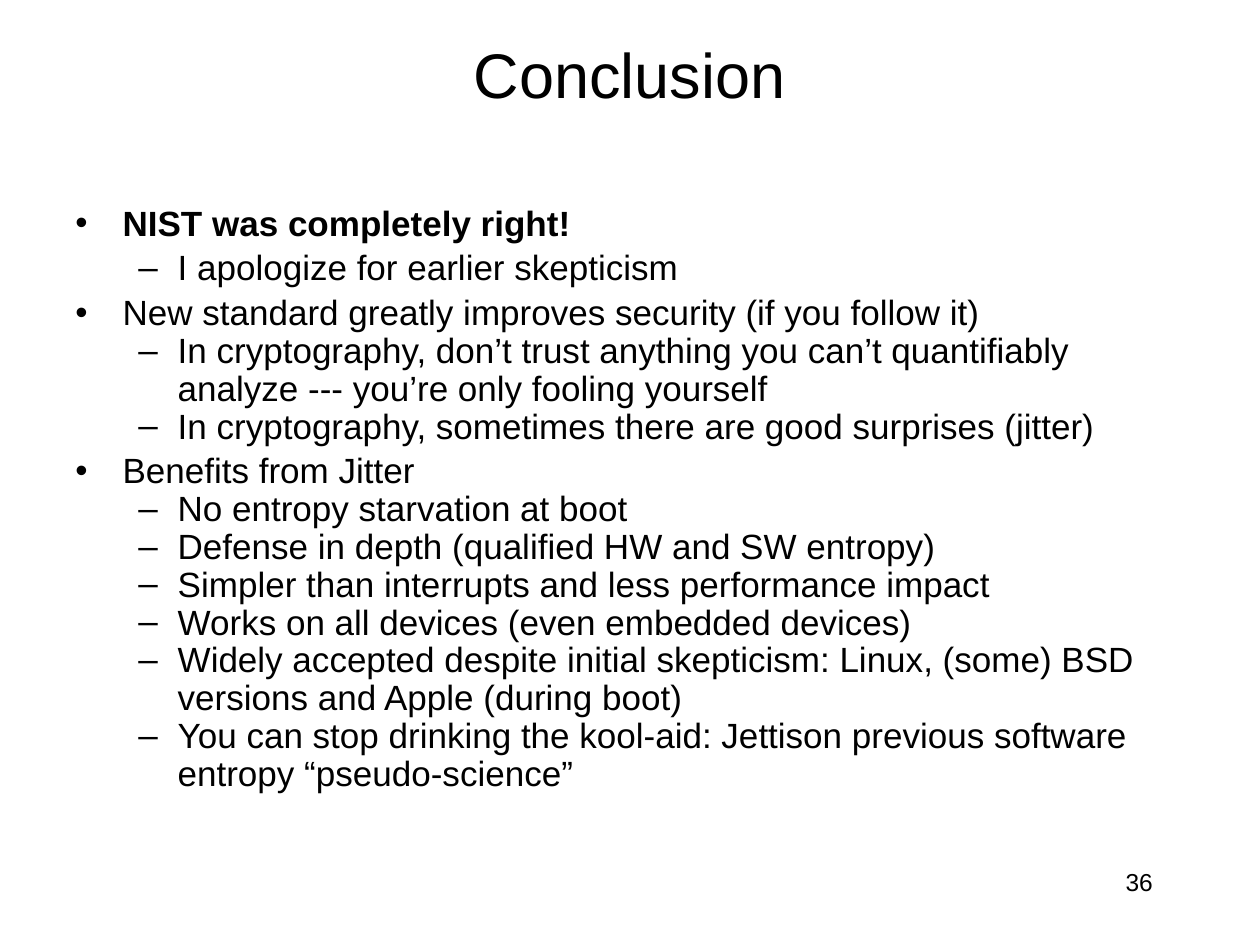
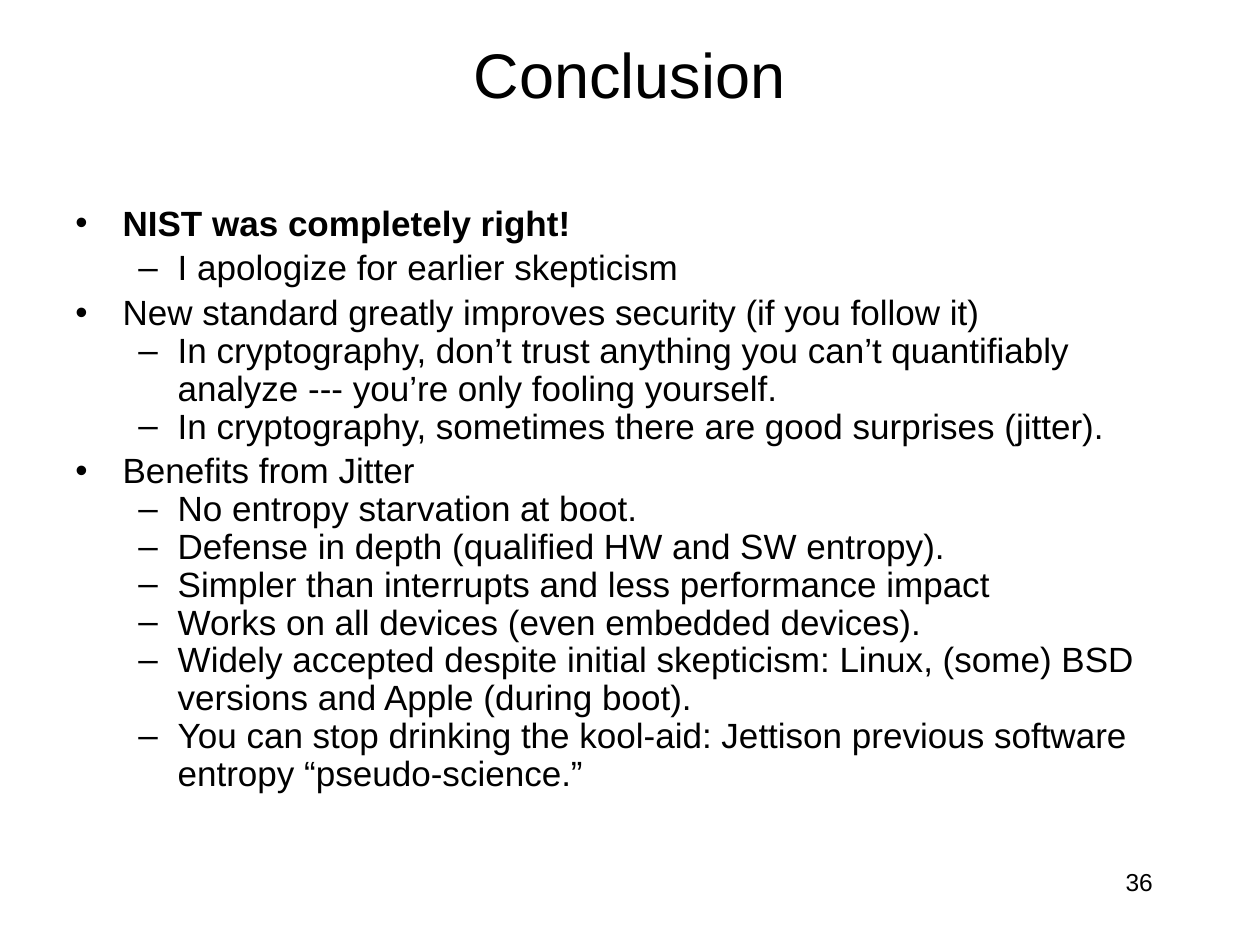
Before and after one commit to jlmucb/class_notes, a slide deck: slide 36 of BerkeleyClass/CS290Spring2013/Lectures/entropy_talk.pptx. Drawn at 1260x945 pixels with LibreOffice and Linux fonts; fonts in the diff are those of the drawing. Boxes give left, top, right and bottom in pixels: in the first picture for what was removed or moved away, otherwise in the second. Text is boxed around its words. In the diff, an @@ line names an element or a change of style, - is before the commit and + after.

```diff
--- a/BerkeleyClass/CS290Spring2013/Lectures/entropy_talk.pptx
+++ b/BerkeleyClass/CS290Spring2013/Lectures/entropy_talk.pptx
@@ text at (178,337,1103,445): text changed @@
-  – In cryptography, don’t trust anything you can’t quantifiably analyze --- you’re only fooling yourself
-  – In cryptography, sometimes there are good surprises (jitter)
+  – In cryptography, don’t trust anything you can’t quantifiably analyze --- you’re only fooling yourself.
+  – In cryptography, sometimes there are good surprises (jitter).
@@ text at (178,495,944,566): text changed @@
-  – No entropy starvation at boot
-  – Defense in depth (qualified HW and SW entropy)
+  – No entropy starvation at boot.
+  – Defense in depth (qualified HW and SW entropy).
@@ text at (178,609,1133,793): text changed @@
-  – Works on all devices (even embedded devices)
-  – Widely accepted despite initial skepticism: Linux, (some) BSD versions and Apple (during boot)
-  – You can stop drinking the kool-aid: Jettison previous software entropy “pseudo-science”
+  – Works on all devices (even embedded devices).
+  – Widely accepted despite initial skepticism: Linux, (some) BSD versions and Apple (during boot).
+  – You can stop drinking the kool-aid: Jettison previous software entropy “pseudo-science.”
```
Also in this commit, not shown: 3 other slides changed, 1 other file.
